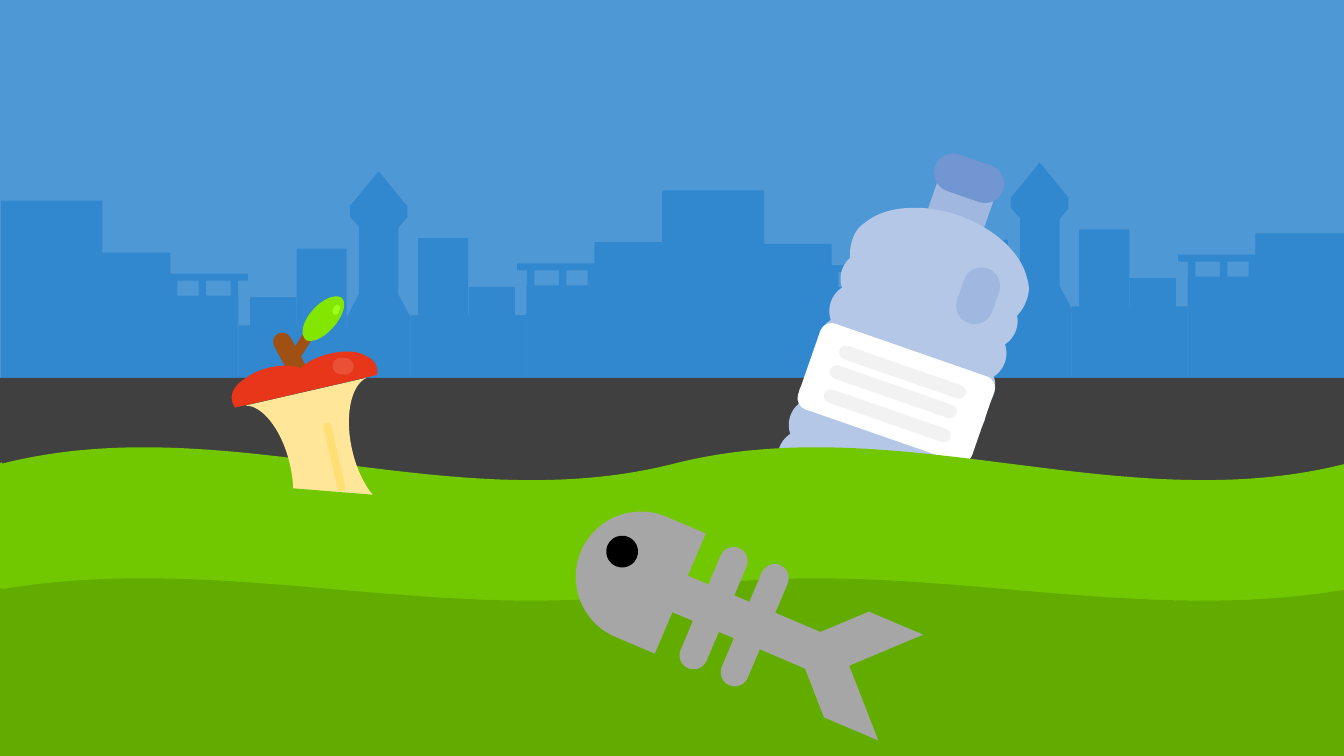
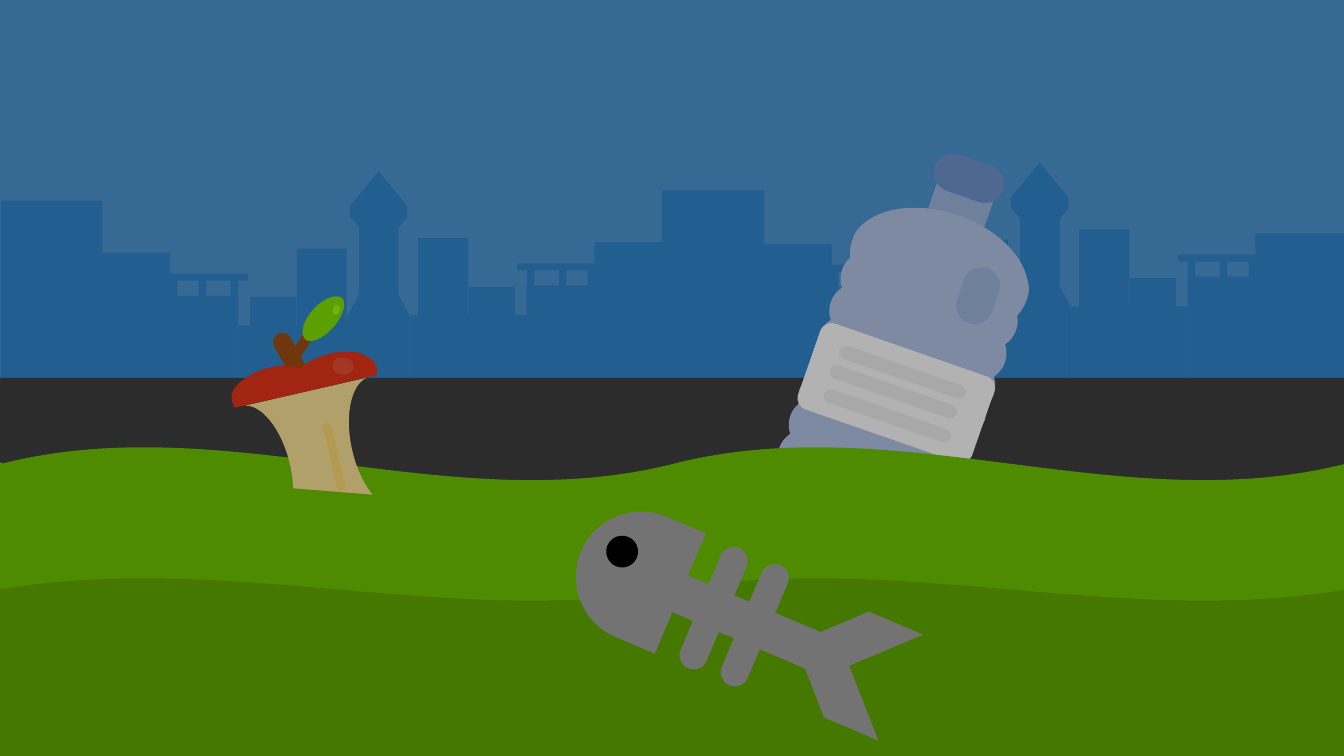
Before and after one commit to pedrogmo/projetopp2, a slide deck: slide 3 of slide/animacao.pptx. Drawn at 1344x756 pixels with LibreOffice and Linux fonts; fonts in the diff are those of the drawing. Boxes give left, top, right and bottom in pixels: in the first picture for what was removed or moved away, otherwise in the second. Text is boxed around its words. In the diff, an @@ line names an element or a change of style, - is before the commit and + after.

```diff
--- a/slide/animacao.pptx
+++ b/slide/animacao.pptx
@@ rectangle added at [0,0,1344,756], fill #000000 at 30% opacity @@
```
Also in this commit, not shown: 3 other slides changed, 1 slide added, 31 other files.
